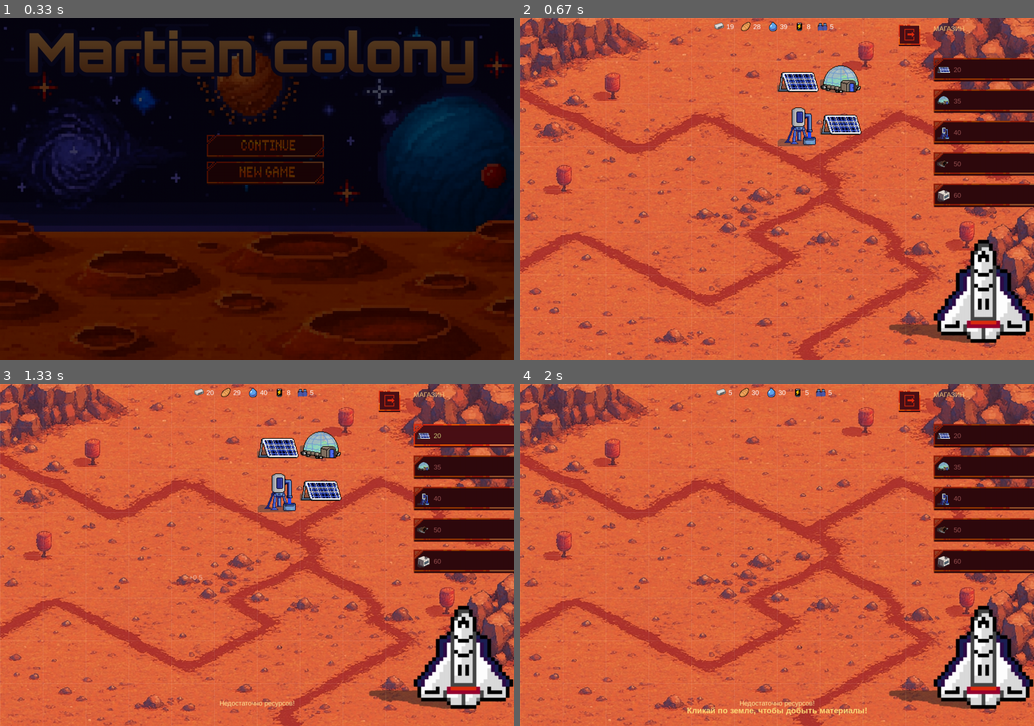
Above: before the commit, frames 1-4 (two rows, left to right).
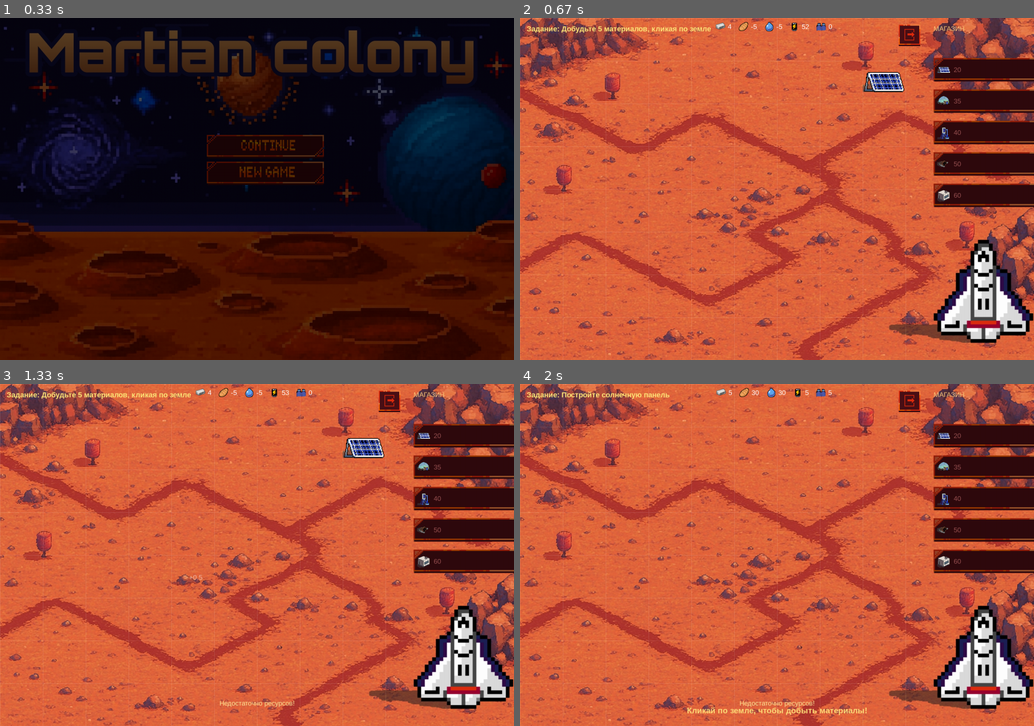
Above: after the commit, the same moments.

Repository: Anky42Dev/Martian_Colony
Game: pygame game, started from main.py
Same seed, same stepped clock (60 frames per second), same inputs: the game is played once before the commit and once after it.
Inputs (mouse positions are in pixels of both pictures, inside the frame that each line leads up to):
- Up to frame 1 (0.33 s): no input
- Up to frame 2 (0.67 s): press the mouse at (787, 147) at 0.37 s; move the mouse to (771, 120) at 0.47 s; release the mouse at (756, 96) at 0.6 s
- Up to frame 3 (1.33 s): press the mouse at (462, 435) at 0.7 s; move the mouse to (267, 544) at 0.8 s; release the mouse at (77, 654) at 0.93 s; click (190, 578) at 1.05 s
- Up to frame 4 (2 s): press the mouse at (910, 401) at 1.37 s; move the mouse to (920, 472) at 1.47 s; release the mouse at (936, 548) at 1.6 s; press the mouse at (787, 537) at 1.7 s; move the mouse to (710, 575) at 1.8 s; release the mouse at (633, 609) at 1.93 s

Frame 1 is identical in both runs. In frame 2, 2.8% of the frame differs, in the area x 1-75%, y 1-38%; in frame 3, 4.1%, in the area x 1-100%, y 1-38%; in frame 4, 0.3%.

Commit message:
еще раз закончили

Diff:
--- a/balance.json
+++ b/balance.json
@@ -119,7 +119,7 @@
       "base_price": { "materials": 60 },
       "price_growth": 1.25,
       "production": {
-        "population": 0.0
+        "population": 0.05
       },
       "consumption": {
         "food": 0.01,
--- a/game.py
+++ b/game.py
@@ -25,6 +25,23 @@
         self.height = height
 
         self.clock = pygame.time.Clock()
+        # при гибели
+        # кнопка рестарта при гибели
+        restart_path = "assets/ui/btn_new_game.png"  # или твой путь
+        self.restart_img = pygame.image.load(restart_path).convert_alpha()
+
+        # hover‑версия (если хочешь подсветку)
+        self.restart_img_hover = self.restart_img.copy()
+        glow = pygame.Surface(self.restart_img_hover.get_size(), pygame.SRCALPHA)
+        glow.fill((255, 255, 255, 60))
+        self.restart_img_hover.blit(glow, (0, 0), special_flags=pygame.BLEND_RGBA_ADD)
+
+        # позиция кнопки
+        self.restart_btn_rect = self.restart_img.get_rect(
+            center=(self.width // 2, self.height // 2 + 80)
+        )
+
+        self.restart_hover = False
 
         # ---- базовые параметры ----
         self.shop_width = 320
@@ -167,6 +184,18 @@
     # Обработка событий
     # ============================================================
     def handle_event(self, event):
+        # hover для кнопки рестарта (когда колония мертва)
+        if self.state.state == "dead":
+            self.restart_hover = self.restart_btn_rect.collidepoint(
+                event.pos) if event.type == pygame.MOUSEMOTION else self.restart_hover
+        # если колония погибла — работает только кнопка рестарта
+        if self.state.state == "dead":
+            if event.type == pygame.MOUSEBUTTONDOWN and event.button == 1:
+                if self.restart_btn_rect.collidepoint(event.pos):
+                    self.reset_game()
+                    return
+            return
+
         if event.type == pygame.MOUSEMOTION:
             self.grid.update_hover(event.pos)
             self.shop.handle_mouse_motion(event.pos)
@@ -315,8 +344,19 @@
             overlay = pygame.Surface((self.width, self.height), pygame.SRCALPHA)
             overlay.fill((0, 0, 0, 180))
             self.screen.blit(overlay, (0, 0))
+
+            # текст
             txt = self.font.render("Колония погибла...", True, (255, 80, 80))
-            self.screen.blit(txt, (self.width // 2 - txt.get_width() // 2, self.height // 2))
+            self.screen.blit(txt, (self.width // 2 - txt.get_width() // 2, self.height // 2 - 40))
+
+            # кнопка рестарта
+            if self.restart_hover:
+                self.screen.blit(self.restart_img_hover, self.restart_btn_rect.topleft)
+            else:
+                self.screen.blit(self.restart_img, self.restart_btn_rect.topleft)
+
+            return  # важно: не рисуем остальной UI
+
             self._draw_upgrade_window()
     def _draw_click_particles(self):
         for p in self.click_particles:
--- a/main.py
+++ b/main.py
@@ -3,6 +3,7 @@
 
 from ui.menu import MainMenu
 from game import Game
+import os, sys
 
 pygame.init()
 pygame.mixer.init()
--- a/quest_manager.py
+++ b/quest_manager.py
@@ -9,9 +9,7 @@
         self.queue = []
 
     def add_quest(self, quest_id, text, condition):
-        """
-        condition — функция, которая возвращает True, когда квест выполнен
-        """
+
         self.queue.append({
             "id": quest_id,
             "text": text,
--- a/save.json
+++ b/save.json
@@ -1,34 +1,16 @@
 {
   "resources": {
-    "materials": 19.5,
-    "food": 28.59000000000408,
-    "water": 38.82499999999836,
-    "energy": 8.334999999999226,
-    "population": 5
+    "materials": 4.0,
+    "food": -5.0,
+    "water": -5.0,
+    "energy": 52.73999999999814,
+    "population": 0
   },
   "buildings": [
     {
       "type": "solar_panel",
-      "grid_x": 6,
+      "grid_x": 8,
       "grid_y": 1,
-      "level": 1
-    },
-    {
-      "type": "greenhouse",
-      "grid_x": 7,
-      "grid_y": 1,
-      "level": 1
-    },
-    {
-      "type": "water_extractor",
-      "grid_x": 6,
-      "grid_y": 2,
-      "level": 1
-    },
-    {
-      "type": "solar_panel",
-      "grid_x": 7,
-      "grid_y": 2,
       "level": 1
     }
   ],
--- /dev/null
+++ b/test_pygame.py
@@ -0,0 +1,14 @@
+import pygame
+pygame.init()
+screen = pygame.display.set_mode((800, 600))
+pygame.display.set_caption("TEST")
+
+running = True
+while running:
+    for e in pygame.event.get():
+        if e.type == pygame.QUIT:
+            running = False
+    screen.fill((30, 30, 30))
+    pygame.display.flip()
+
+pygame.quit()
Binary file removed: assets/backgrounds/2.png
Binary file removed: assets/fonts/Pixellari.ttf
Binary file removed: assets/ui/mini.png
Binary file removed: assets/ui/panel.png
